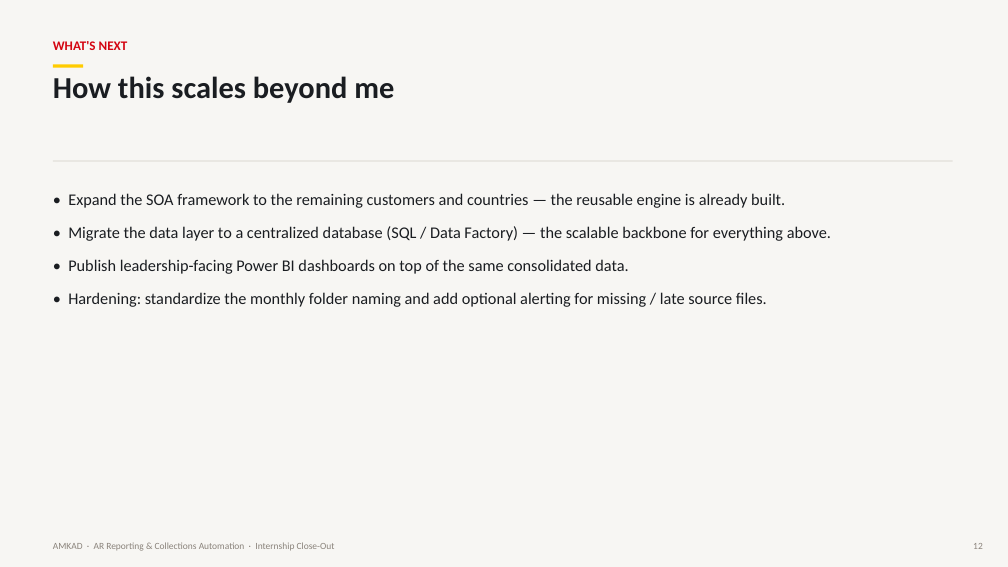
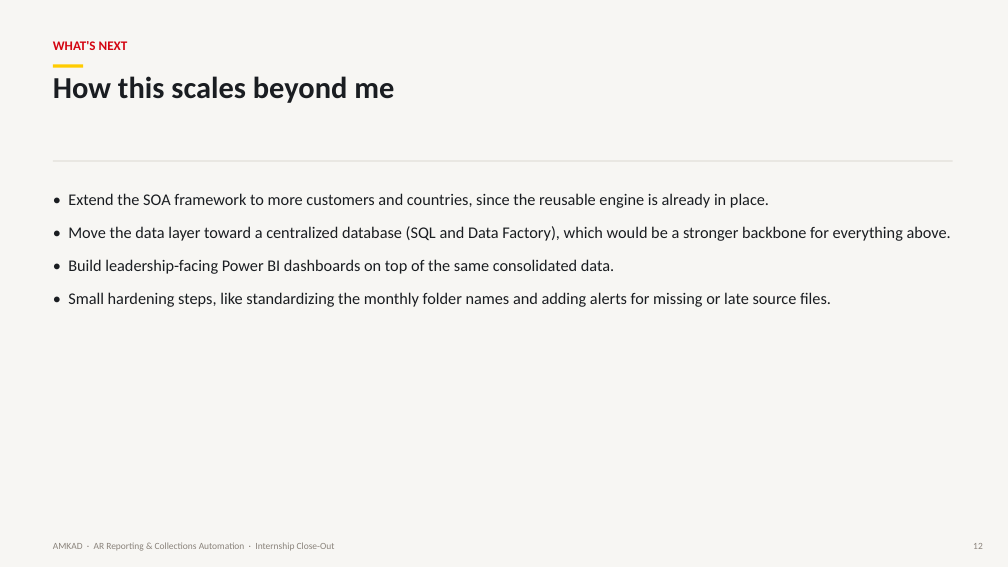
Before and after one commit to jkadadihi/Power-BI-, a slide deck: slide 12 of docs/AMKAD_Internship_Presentation.pptx. Drawn at 1008x567 pixels with LibreOffice and Linux fonts; fonts in the diff are those of the drawing. Boxes give left, top, right and bottom in pixels: in the first picture for what was removed or moved away, otherwise in the second. Text is boxed around its words. In the diff, an @@ line names an element or a change of style, - is before the commit and + after.

```diff
--- a/docs/AMKAD_Internship_Presentation.pptx
+++ b/docs/AMKAD_Internship_Presentation.pptx
@@ text at (68, 193, 951, 307): text changed @@
-• Expand the SOA framework to the remaining customers and countries — the reusable engine is already built.
-• Migrate the data layer to a centralized database (SQL / Data Factory) — the scalable backbone for everything above.
-• Publish leadership-facing Power BI dashboards on top of the same consolidated data.
-• Hardening: standardize the monthly folder naming and add optional alerting for missing / late source files.
+• Extend the SOA framework to more customers and countries, since the reusable engine is already in place.
+• Move the data layer toward a centralized database (SQL and Data Factory), which would be a stronger backbone for everything above.
+• Build leadership-facing Power BI dashboards on top of the same consolidated data.
+• Small hardening steps, like standardizing the monthly folder names and adding alerts for missing or late source files.
```
Also in this commit, not shown: 12 other slides changed, 1 other file.
